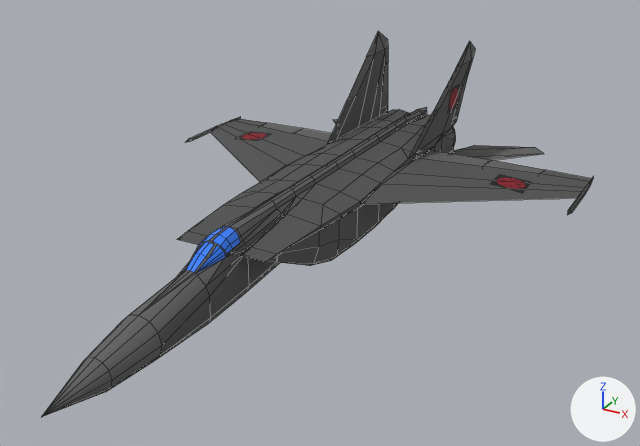
Renders of the OBJ model Planes/PlaneModels/MiG-25/MiG-25.obj from each side of a commit.
Rendered twice from a 50 mm camera at (12.11, -20.47, 10.29) aimed at (0.68, 0.3, -0.1). The axes (+X, +Y, +Z) are drawn at lower right. The lights are the same throughout. Mesh edges are drawn as thin lines. Where no turn or scale is listed for an object, it has been applied to the vertices. Vertices at the same position are counted once.

Objects in the first picture: 'MiG-25Mod'.
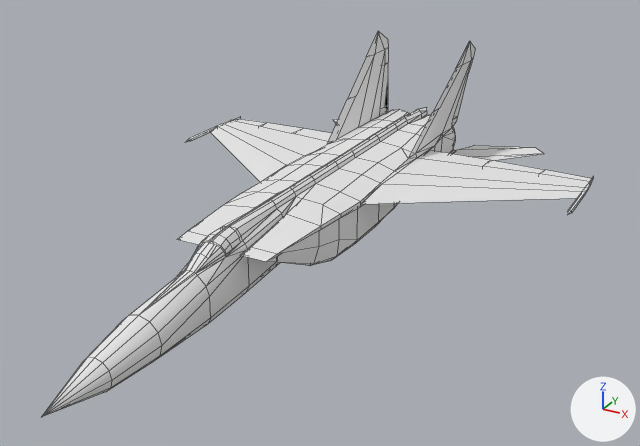
Location of each change, (x1, y1, x2, y2) in pixels of the pictures (640 x 446 px; the box of a moved part takes in the faces that stretch with it):
part 1 of me_mig_25mod, moved or reshaped: (202, 200, 276, 246) in both
part 2 of me_mig_25mod, recoloured: (157, 48, 594, 359) in both
part 3 of me_mig_25mod, recoloured: (41, 31, 544, 417) in both
part 4 of me_mig_25mod, recoloured: (186, 231, 240, 273) in both
part 5 of me_mig_25mod, recoloured: (371, 110, 456, 153) in both

Patch to the scene script:
```diff
--- a/Planes/PlaneModels/MiG-25/MiG-25.obj.py
+++ b/Planes/PlaneModels/MiG-25/MiG-25.obj.py
@@ mat_metallic_dark_gray @@
+mat_metallic_dark_gray = principled_material('Metallic_Dark_Gray')
+mat_metallic_dark_gray.base_color = (0.8, 0.8, 0.8)  # white #e7e7e7
+mat_metallic_dark_gray.roughness = 1.0
@@ mat_blueglass @@
+mat_blueglass = principled_material('BlueGlass')
+mat_blueglass.base_color = (0.8, 0.8, 0.8)  # white #e7e7e7
+mat_blueglass.roughness = 1.0
@@ mat_black @@
+mat_black = principled_material('Black')
+mat_black.base_color = (0.8, 0.8, 0.8)  # white #e7e7e7
+mat_black.roughness = 1.0
@@ mat_nozzle1 @@
+mat_nozzle1 = principled_material('Nozzle1')
+mat_nozzle1.base_color = (0.8, 0.8, 0.8)  # white #e7e7e7
+mat_nozzle1.roughness = 1.0
@@ mat_nozzle2 @@
+mat_nozzle2 = principled_material('Nozzle2')
+mat_nozzle2.base_color = (0.8, 0.8, 0.8)  # white #e7e7e7
+mat_nozzle2.roughness = 1.0
@@ mat_mig_gray @@
+mat_mig_gray = principled_material('MiG_Gray')
+mat_mig_gray.base_color = (0.8, 0.8, 0.8)  # white #e7e7e7
+mat_mig_gray.roughness = 1.0
@@ me_mig_25mod @@
 # used by ob_mig_25mod; location = (0.0, 0.0, 0.0)
-me_mig_25mod.from_pydata(...)  # 648 vertices, 744 faces; spans x -7.0..7.0, y -10.2..11.2, z -1.4..3.7
+me_mig_25mod.from_pydata(...)  # 651 vertices, 746 faces; spans x -7.0..7.0, y -10.2..11.2, z -1.4..3.7
+# me_mig_25mod part 1
+# 18 faces are deleted
+# 3 vertices move within x 0.0, y -4.1..-3.3, z 1.0..1.1
+# 3 vertices are added at (0.0, -3.8, 1.0), (0.0, -3.3, 1.1), (0.0, -4.1, 1.0)
+# 16 new faces join them, mat_metallic_dark_gray (white #e7e7e7)
+# 4 new faces join them, mat_blueglass (white #e7e7e7)
+# me_mig_25mod part 2: 424 faces spanning x -7.0..7.0, y -7.0..9.9, z -1.4..2.9 switch from mat_mig_25 to mat_mig_gray (white #e7e7e7)
+# me_mig_25mod part 3: 179 faces spanning x -5.4..5.4, y -10.2..11.2, z -1.4..3.7 switch from mat_mig_25 to mat_metallic_dark_gray (white #e7e7e7)
+# me_mig_25mod part 4: 20 faces spanning x -0.4..0.4, y -5.0..-3.3, z 0.5..1.0 switch from mat_mig_25 to mat_blueglass (white #e7e7e7)
+# me_mig_25mod part 5: 64 faces spanning x -1.5..1.5, y 7.7..9.5, z -1.0..0.9 switch from mat_mig_25 to mat_nozzle2 (white #e7e7e7)
+me_mig_25mod.materials.append(mat_nozzle1)  # white #e7e7e7
+me_mig_25mod.materials.append(mat_black)  # white #e7e7e7
```
